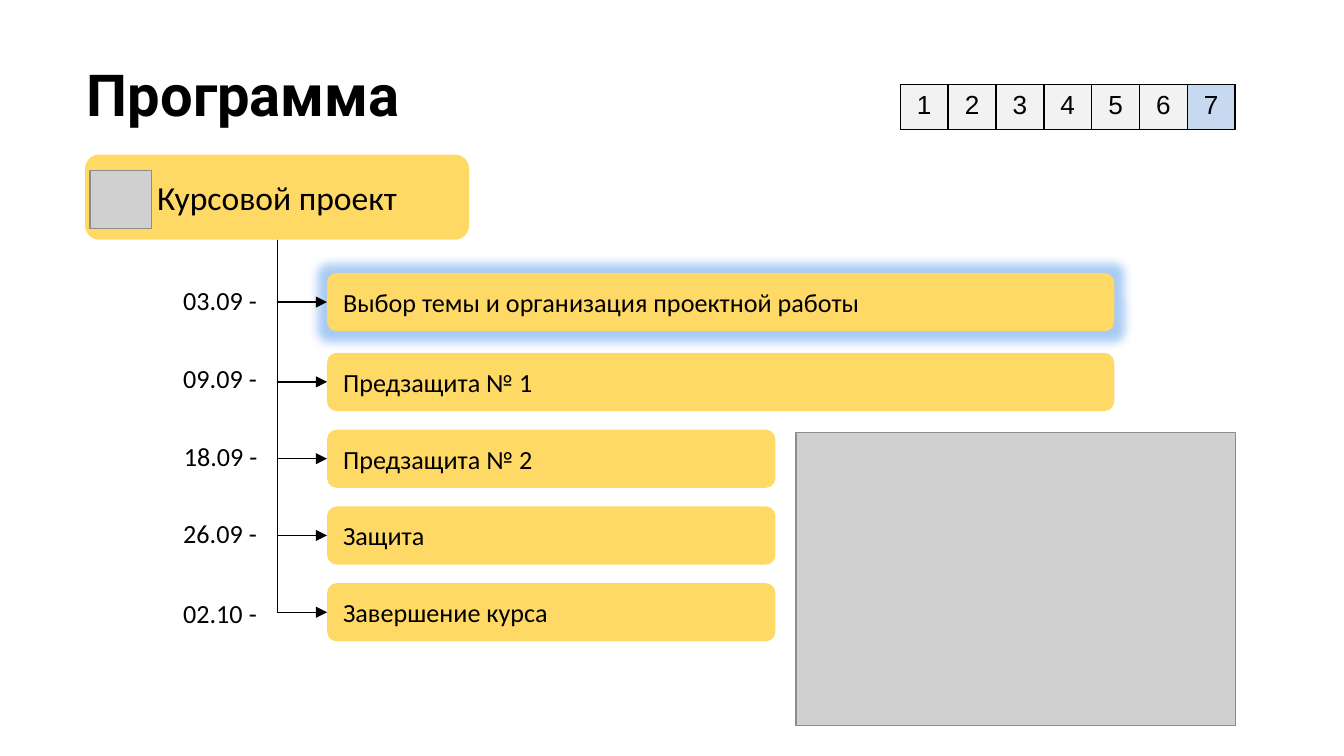
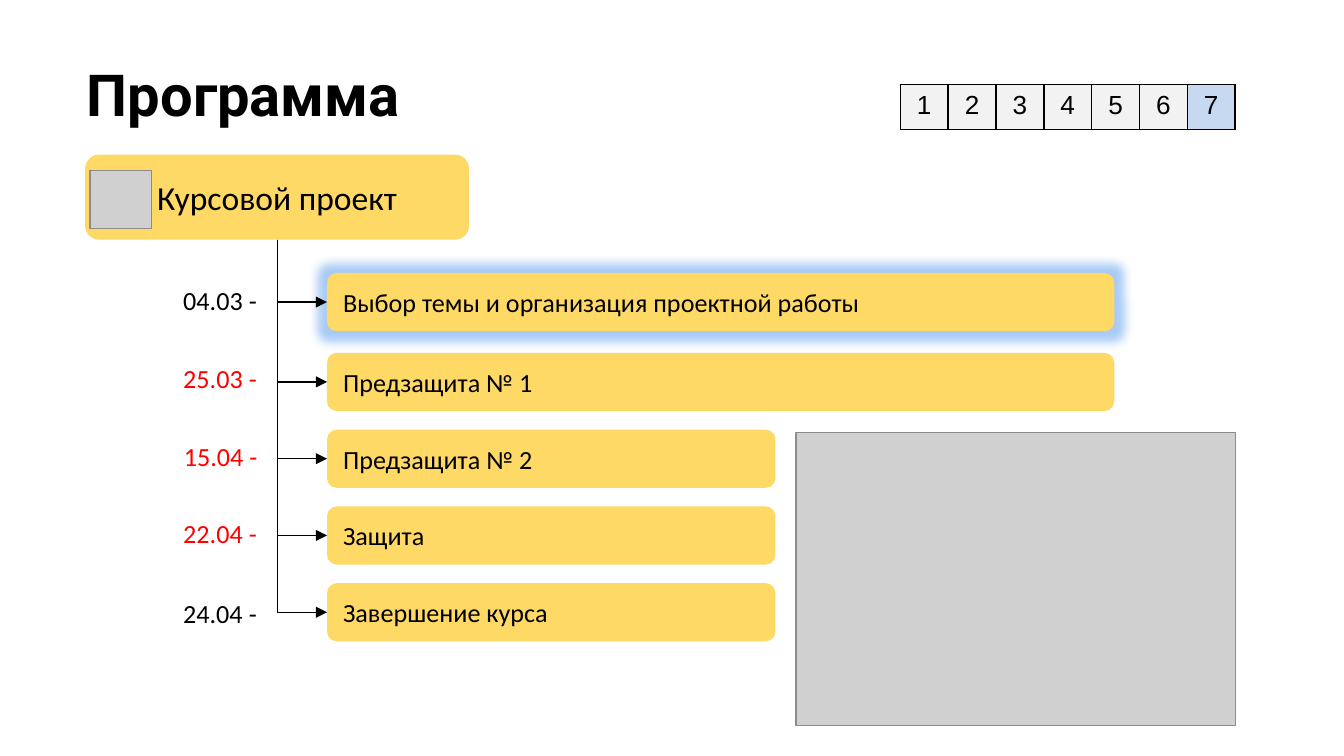
Before and after one commit to stureiko/Otus_lectures, a slide deck: slide 8 of MLPro/50 - Course_project/Presentation/Course project.pptx. Drawn at 1344x756 pixels with LibreOffice and Linux fonts; fonts in the diff are those of the drawing; grey boxes stand for pictures; background and template pictures are left out. Boxes give left, top, right and bottom in pixels: in the first picture for what was removed or moved away, otherwise in the second. Text is boxed around its words. In the diff, an @@ line names an element or a change of style, - is before the commit and + after.

```diff
--- a/MLPro/50 - Course_project/Presentation/Course project.pptx
+++ b/MLPro/50 - Course_project/Presentation/Course project.pptx
@@ text at (183,293,243,310): text changed @@
-03.09 -
+04.03 -
@@ text at (183,371,243,388): text changed; text colour #000000 to #FF0000 @@
-09.09 -
+25.03 -
@@ text at (184,449,244,466): text changed; text colour #000000 to #FF0000 @@
-18.09 -
+15.04 -
@@ text at (183,526,243,543): text changed; text colour #000000 to #FF0000 @@
-26.09 -
+22.04 -
@@ text at (183,606,243,623): text changed @@
-02.10 -
+24.04 -
```
Also in this commit, not shown: 31 other files.
